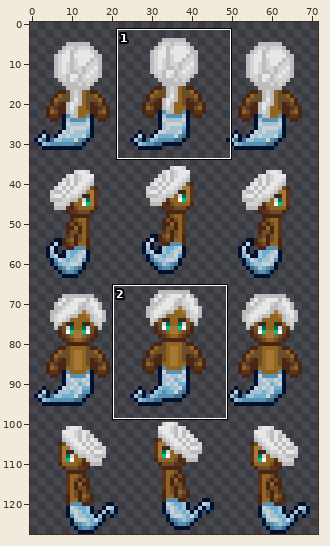
Sprite sheet: sprite/creature/djinn/PNG/48x64_scale/djinn-002-NESW.png. The first picture is a wide view before the edit; the outline marks the close-up.
Close-up. Earlier state:
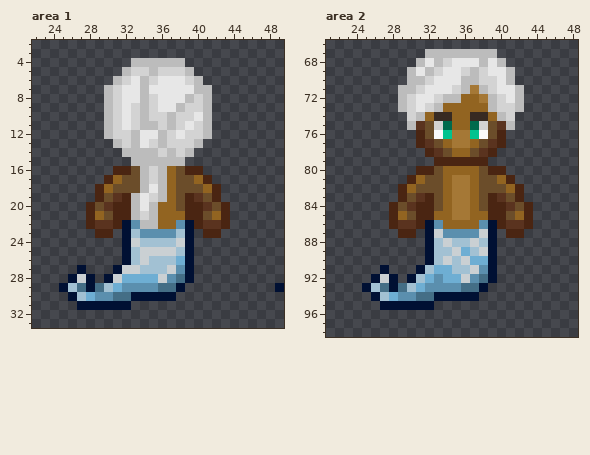
The file is 144x256 pixels, drawn in blocks of 2x2; one block is one cell here. Colours within 5 levels of each other are drawn and written as one. Shown: area 1: x 22..49, y 2..33; area 2: x 21..48, y 66..98.
New version:
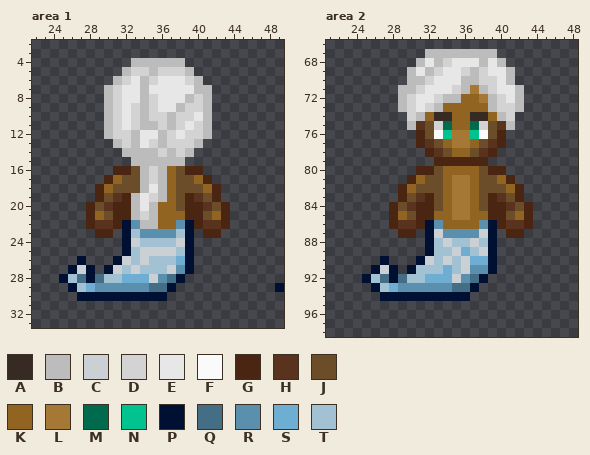
Palette (. is transparent): A #372a22  B #bcbcbc  C #cad0d3  D #d3d3d3  E #e7e7e7  F #fafafa  G #4a2512  H #5a331f  J #6b4d2a  K #926421  L #a57836  M #006a4d  N #00c38f  P #001033  Q #446e86  R #5b8fae  S #6eaed3  T #a2c1d3
Author's note on the commit: Change djinn S/N facing frames to match other frames
Changes in this commit:
--- area 1
@@ x 23..41 @@
 25 .........PTCCCCTP..
-26 .........PTCTTTSP..
-27 ....P...PCCTTTCRP..
-28 ...PCP.PCSSSSCRQP..
-29 ..PTQPQTSRRRRQQP...
-30 ...PTSRRQQPPPPP....
-31 ....PPPPPP.........
+26 ....P...PCTCTTTSP..
+27 ...PCP.PCTCTTTCRP..
+28 ..PTQPQTTSSSCRQP...
+29 ...PTSRRRRRRQQP....
+30 ....PPPPPPPPPP.....
+31 ...................
 32 ...................
--- area 2
@@ x 23..41 @@
 89 .........PTTCSTCP..
-90 .........PTCTCSSP..
-91 ....P...PTSSTTCRP..
-92 ...PCP.PTSRSSCRQP..
-93 ..PTQPQTSRRRRQQP...
-94 ...PTSRRQQPPPPP....
-95 ....PPPPPP.........
+90 ....P...PCTCTCSSP..
+91 ...PCP.PTTTSTCRRP..
+92 ..PTQPQTTSSSCRQP...
+93 ...PTSRRRRRRQQP....
+94 ....PPPPPPPPPP.....
+95 ...................
 96 ...................
Changed places in both close-ups, as pixel boxes (x1, y1, x2, y2):
changed: (59, 256, 194, 310)
changed: (362, 256, 497, 310)
